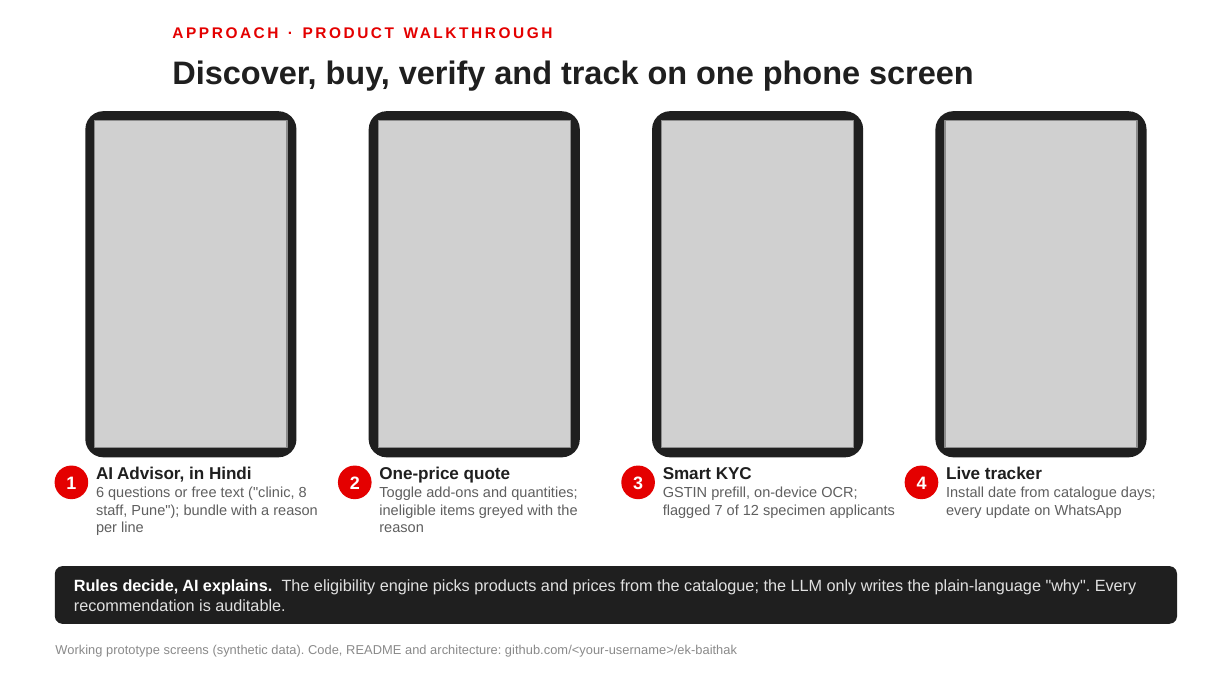
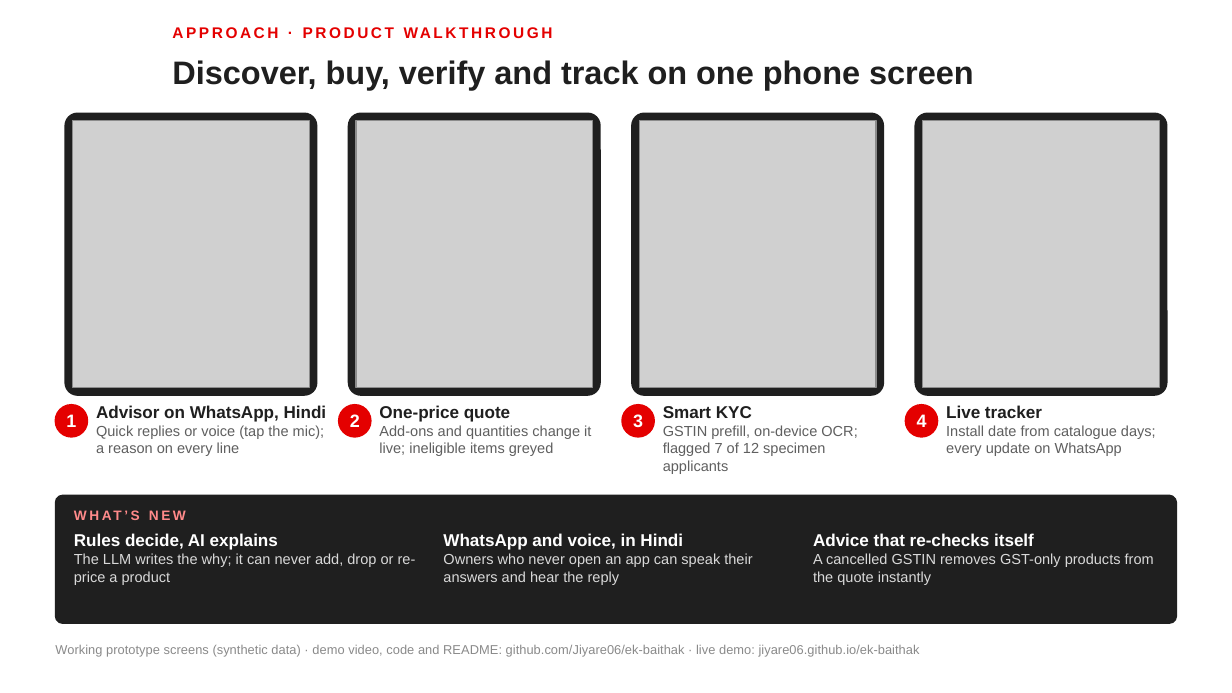
Before and after one commit to Jiyare06/ek-baithak, a slide deck: slide 4 of docs/Jagh_Ek_Baithak_SYNC.pptx. Drawn at 1232x693 pixels with LibreOffice and Linux fonts; fonts in the diff are those of the drawing; grey boxes stand for pictures; background and template pictures are left out. Boxes give left, top, right and bottom in pixels: in the first picture for what was removed or moved away, otherwise in the second. Text is boxed around its words. In the diff, an @@ line names an element or a change of style, - is before the commit and + after.

```diff
--- a/docs/Jagh_Ek_Baithak_SYNC.pptx
+++ b/docs/Jagh_Ek_Baithak_SYNC.pptx
@@ rounded rectangle: place and size @@
-rounded rectangle at box(86, 112, 296, 457)
+rounded rectangle at box(65, 113, 317, 395)
@@ rounded rectangle: place and size @@
-rounded rectangle at box(370, 112, 579, 457)
+rounded rectangle at box(349, 113, 600, 395)
@@ rounded rectangle: place and size @@
-rounded rectangle at box(653, 112, 862, 457)
+rounded rectangle at box(632, 113, 883, 395)
@@ proportions changed in 5 elements at box(55, 495, 1177, 623), box(65, 113, 317, 395), box(349, 113, 600, 395), box(632, 113, 883, 395), box(915, 113, 1167, 395) @@
@@ rounded rectangle: place and size @@
-rounded rectangle at box(936, 112, 1146, 457)
+rounded rectangle at box(915, 113, 1167, 395)
@@ picture: place and size @@
-picture at box(95, 121, 287, 448)
+picture at box(73, 121, 309, 388)
@@ picture: place and size @@
-picture at box(378, 121, 570, 448)
+picture at box(356, 121, 593, 388)
@@ picture: place and size @@
-picture at box(662, 121, 854, 448)
+picture at box(639, 121, 876, 388)
@@ picture: place and size @@
-picture at box(945, 121, 1137, 448)
+picture at box(923, 121, 1159, 388)
@@ text at box(96, 405, 327, 456): text changed @@
-AI Advisor, in Hindi
-6 questions or free text ("clinic, 8 staff, Pune"); bundle with a reason per line
+Advisor on WhatsApp, Hindi
+Quick replies or voice (tap the mic); a reason on every line
@@ text "One-price quote": place and size @@
-text "One-price quote" at box(379, 466, 577, 532)
+text "One-price quote" at box(379, 405, 591, 456)
@@ text "Smart KYC" rewrapped from box(663, 467, 896, 518) to box(663, 406, 857, 474) @@
@@ 4 texts, 4 ellipses: place and size @@
-4 texts, 4 ellipses at box(55, 467, 938, 499)
+4 texts, 4 ellipses at box(55, 405, 938, 437)
@@ text "Live tracker": place and size @@
-text "Live tracker" at box(946, 466, 1156, 518)
+text "Live tracker" at box(946, 405, 1156, 456)
@@ text at box(379, 425, 591, 456): text changed @@
-Toggle add-ons and quantities; ineligible items greyed with the reason
+Add-ons and quantities change it live; ineligible items greyed
@@ rounded rectangle: place and size @@
-rounded rectangle at box(55, 567, 1177, 623)
+rounded rectangle at box(55, 495, 1177, 623)
@@ text added at box(74, 533, 416, 585), 8.5 pt, text #D9D9D9 @@
+Rules decide, AI explains
+The LLM writes the why; it can never add, drop or re-price a product
@@ text added at box(131, 510, 140, 520), 8 pt, text #FF8A8A, bold @@
+WHAT’S NEW
@@ text added at box(443, 533, 752, 585), 8.5 pt, text #D9D9D9 @@
+WhatsApp and voice, in Hindi
+Owners who never open an app can speak their answers and hear the reply
@@ text added at box(813, 533, 1154, 585), 8.5 pt, text #D9D9D9 @@
+Advice that re-checks itself
+A cancelled GSTIN removes GST-only products from the quote instantly
@@ text removed at box(74, 579, 1136, 611) @@
-Rules decide, AI explains. The eligibility engine picks products and prices from the catalogue; the LLM only writes the plain-language "why". Every recommendation is auditable.
@@ text at box(55, 645, 920, 657): text changed @@
-Working prototype screens (synthetic data). Code, README and architecture: github.com/<your-username>/ek-baithak
+Working prototype screens (synthetic data) · demo video, code and README: github.com/Jiyare06/ek-baithak · live demo: jiyare06.github.io/ek-baithak
```
Also in this commit, not shown: 6 other slides changed, 32 other files.
